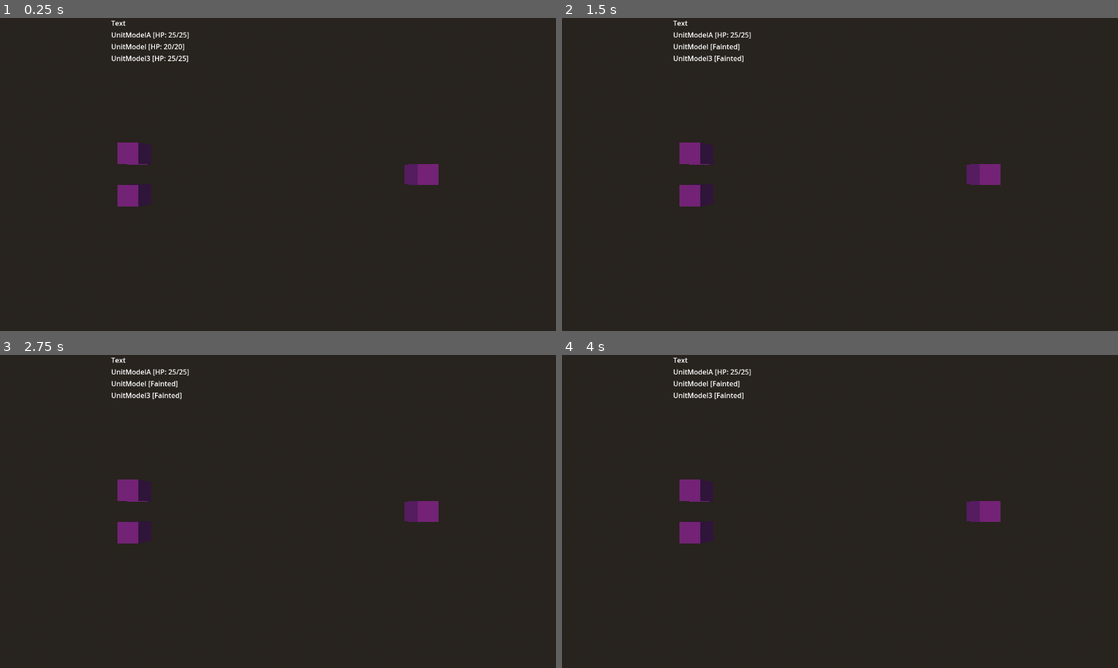
Above: before the commit, frames 1-4 (two rows, left to right).
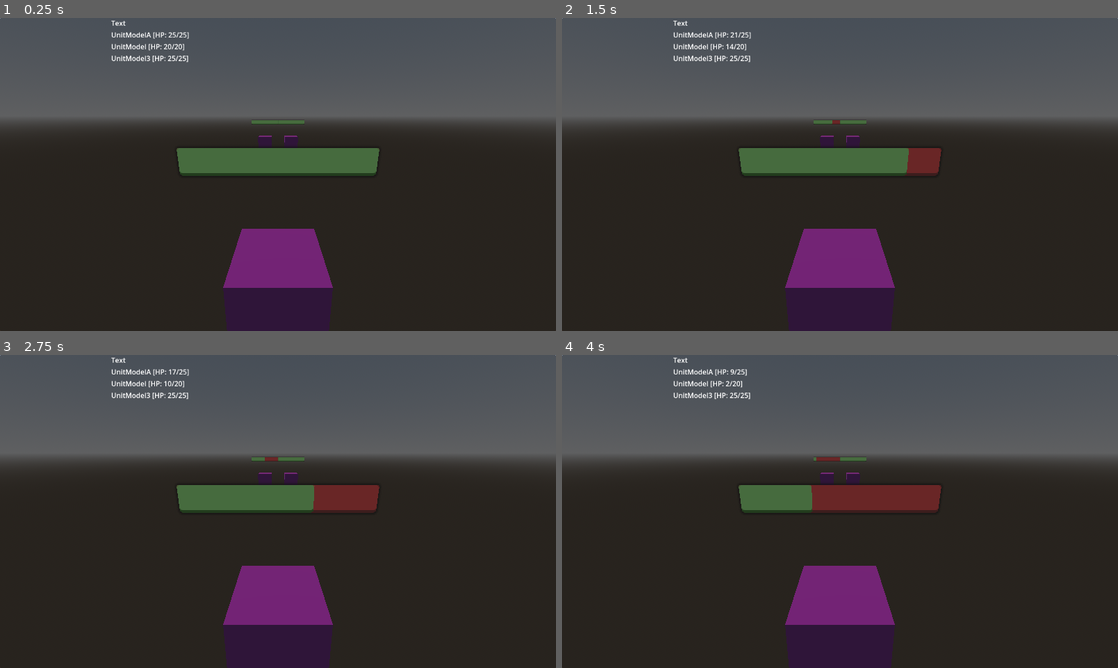
Above: after the commit, the same moments.

Repository: Comotcaiten/re_turnbase_project
Game: Godot game, scene res://test/testing_logic_code.tscn
Two runs of this game, one before a commit and one after it. Both use one fixed random seed, a clock stepped at 60 frames per second and the inputs below.
Inputs:
- Up to frame 1 (0.25 s): no input
- Up to frame 2 (1.5 s): tap Enter (ui_accept) at 0.5, 0.77, 1.25 s; hold Right (ui_right) 0.53-1.28 s; hold Left (ui_left) from 1.28 s (still down)
- Up to frame 3 (2.75 s): tap Enter (ui_accept) at 1.52, 2 s; release Left (ui_left) at 2.03 s; hold Right (ui_right) from 2.03 s (still down)
- Up to frame 4 (4 s): tap Enter (ui_accept) at 2.75, 3.02, 3.5, 3.77 s; release Right (ui_right) at 3.53 s; hold Left (ui_left) from 3.53 s (still down)

The runs differ from the first frame. In frame 1, 44% of the frame differs, in the area x 0-100%, y 0-100%; in frame 2, 44%; in frame 3, 44%; in frame 4, 44%.

Commit message:
add HPbar and it logic. Note: FIx SkillSystem and rewrite some logic

Diff:
--- a/asset/character_base/CharacterA.tres
+++ b/asset/character_base/CharacterA.tres
@@ -9,7 +9,7 @@
 name = "CharacterA"
 element = 0
 max_health = 5
-attack_physical = 520
+attack_physical = 10
 attack_magic = 5
 defense_physical = 5
 defense_magic = 5
--- /dev/null
+++ b/asset/tres/ui_h_pbar_sub_viewport_container.tscn
@@ -0,0 +1,46 @@
+[gd_scene load_steps=3 format=3 uid="uid://csh48m5dfpuxl"]
+
+[sub_resource type="StyleBoxFlat" id="StyleBoxFlat_y5ihd"]
+bg_color = Color(0.773438, 0.187317, 0.187317, 1)
+border_width_bottom = 3
+border_color = Color(0.34375, 0.122192, 0.122192, 1)
+corner_radius_top_left = 3
+corner_radius_top_right = 3
+corner_radius_bottom_right = 3
+corner_radius_bottom_left = 3
+expand_margin_bottom = 3.0
+shadow_size = 3
+
+[sub_resource type="StyleBoxFlat" id="StyleBoxFlat_rq76c"]
+bg_color = Color(0.415375, 0.8125, 0.358643, 1)
+border_width_bottom = 3
+border_color = Color(0.160273, 0.34375, 0.122192, 1)
+corner_radius_top_left = 3
+corner_radius_top_right = 3
+corner_radius_bottom_right = 3
+corner_radius_bottom_left = 3
+expand_margin_bottom = 3.0
+
+[node name="UI_HPbar_SubViewportContainer" type="SubViewportContainer"]
+offset_right = 40.0
+offset_bottom = 40.0
+
+[node name="SubViewport" type="SubViewport" parent="."]
+handle_input_locally = false
+size = Vector2i(256, 256)
+render_target_update_mode = 4
+
+[node name="ProgressBar" type="ProgressBar" parent="SubViewport"]
+anchors_preset = -1
+anchor_top = 0.5
+anchor_right = 1.0
+anchor_bottom = 0.5
+offset_left = 28.0
+offset_top = -13.0
+offset_right = -28.0
+offset_bottom = 13.0
+grow_horizontal = 2
+grow_vertical = 2
+theme_override_styles/background = SubResource("StyleBoxFlat_y5ihd")
+theme_override_styles/fill = SubResource("StyleBoxFlat_rq76c")
+value = 50.0
--- a/asset/tres/unit_model.tscn
+++ b/asset/tres/unit_model.tscn
@@ -1,16 +1,80 @@
-[gd_scene load_steps=3 format=3 uid="uid://bt07g12qxu7mf"]
+[gd_scene load_steps=8 format=3 uid="uid://bt07g12qxu7mf"]
 
 [ext_resource type="Script" path="res://src/models/UnitModel.gd" id="1_ikeyo"]
+[ext_resource type="Texture2D" uid="uid://c1s7om7xmg74" path="res://asset/icon_target.png" id="2_dllge"]
+[ext_resource type="Script" path="res://src/utils/HPBar.gd" id="3_eq7hq"]
 
 [sub_resource type="BoxMesh" id="BoxMesh_y4n3f"]
 
-[node name="UnitModel" type="Node3D" node_paths=PackedStringArray("mesh")]
+[sub_resource type="ViewportTexture" id="ViewportTexture_tvgs6"]
+viewport_path = NodePath("HP_Bar/SubViewport")
+
+[sub_resource type="StyleBoxFlat" id="StyleBoxFlat_y5ihd"]
+bg_color = Color(0.773438, 0.187317, 0.187317, 1)
+border_width_bottom = 3
+border_color = Color(0.34375, 0.122192, 0.122192, 1)
+corner_radius_top_left = 3
+corner_radius_top_right = 3
+corner_radius_bottom_right = 3
+corner_radius_bottom_left = 3
+expand_margin_bottom = 3.0
+shadow_size = 3
+
+[sub_resource type="StyleBoxFlat" id="StyleBoxFlat_rq76c"]
+bg_color = Color(0.415375, 0.8125, 0.358643, 1)
+border_width_bottom = 3
+border_color = Color(0.160273, 0.34375, 0.122192, 1)
+corner_radius_top_left = 3
+corner_radius_top_right = 3
+corner_radius_bottom_right = 3
+corner_radius_bottom_left = 3
+expand_margin_bottom = 3.0
+
+[node name="UnitModel" type="Node3D" node_paths=PackedStringArray("mesh", "icon_target", "hp_bar")]
 script = ExtResource("1_ikeyo")
 mesh = NodePath("Body/MeshInstance3D")
 color_target = Color(1, 0.280118, 0.367919, 1)
 color_normal = Color(0.524254, 0.000361943, 0.569182, 1)
+icon_target = NodePath("Body/Sprite3D")
+hp_bar = NodePath("HP_Bar")
 
 [node name="Body" type="Node3D" parent="."]
 
 [node name="MeshInstance3D" type="MeshInstance3D" parent="Body"]
 mesh = SubResource("BoxMesh_y4n3f")
+
+[node name="Sprite3D" type="Sprite3D" parent="Body"]
+transform = Transform3D(-4.37114e-08, 0, 1, 0, 1, 0, -1, 0, -4.37114e-08, 0, 1, 0)
+texture = ExtResource("2_dllge")
+
+[node name="HP_Bar" type="Node3D" parent="." node_paths=PackedStringArray("progress_bar", "unit")]
+script = ExtResource("3_eq7hq")
+progress_bar = NodePath("SubViewport/ProgressBar")
+unit = NodePath("..")
+
+[node name="UI_HP" type="Sprite3D" parent="HP_Bar"]
+transform = Transform3D(-4.37114e-08, 0, -1, 0, 1, 0, 1, 0, -4.37114e-08, 0, 1.56975, 0)
+texture_filter = 0
+texture = SubResource("ViewportTexture_tvgs6")
+
+[node name="SubViewport" type="SubViewport" parent="HP_Bar"]
+transparent_bg = true
+handle_input_locally = false
+size = Vector2i(256, 256)
+render_target_update_mode = 4
+
+[node name="ProgressBar" type="ProgressBar" parent="HP_Bar/SubViewport"]
+anchors_preset = 14
+anchor_top = 0.5
+anchor_right = 1.0
+anchor_bottom = 0.5
+offset_left = 28.0
+offset_top = -13.0
+offset_right = -28.0
+offset_bottom = 13.0
+grow_horizontal = 2
+grow_vertical = 2
+theme_override_styles/background = SubResource("StyleBoxFlat_y5ihd")
+theme_override_styles/fill = SubResource("StyleBoxFlat_rq76c")
+value = 50.0
+show_percentage = false
--- a/src/models/UnitModel.gd
+++ b/src/models/UnitModel.gd
@@ -12,6 +12,10 @@
 
 @export var color_target: Color
 @export var color_normal: Color
+
+@export var icon_target: Sprite3D
+
+@export var hp_bar: HPBar
 #--------------------------------------------------------------------------------
 var team: String = "None"
 var is_fainted: bool = false
@@ -74,6 +78,9 @@
 	mesh.material_override.albedo_color = color_normal
 	start()
 	show()
+	icon_target.visible = false
+
+	hp_bar.update_hp()
 	pass
 
 #--------------------------------------------------------------------------------
@@ -135,6 +142,9 @@
 
 	# Kích hoạt tín hiệu
 	signal_get_damage(_damage_model, _source)
+
+	# Cập nhật thanh máu
+	hp_bar.update_hp()
 	return true
 
 func hide():
@@ -147,12 +157,16 @@
 	if mesh == null:
 		return false
 	mesh.material_override.albedo_color = color_target
+
+	icon_target.visible = true
 	return true
 
 func change_mesh_normal() -> bool:
 	if mesh == null:
 		return false
 	mesh.material_override.albedo_color = color_normal
+
+	icon_target.visible = false
 	return true
 #--------------------------------------------------------------------------------
 # Signal
--- /dev/null
+++ b/src/utils/HPBar.gd
@@ -0,0 +1,12 @@
+extends Node
+
+class_name HPBar
+
+@export var progress_bar: ProgressBar
+
+@export var unit: UnitModel
+
+func update_hp():
+  if unit == null:
+    return
+  progress_bar.value = int(((unit.health * 1.0) / max(1.0, unit.max_health * 1.0) * 100.0))
--- a/test/testing_logic_code.tscn
+++ b/test/testing_logic_code.tscn
@@ -87,4 +87,4 @@
 text = "Text"
 
 [node name="Camera3D" type="Camera3D" parent="."]
-transform = Transform3D(-1, -8.74228e-08, -3.82137e-15, 0, -4.37114e-08, 1, -8.74228e-08, 1, 4.37114e-08, 0, 10, 0)
+transform = Transform3D(-4.37114e-08, 0.275637, -0.961262, 0, 0.961262, 0.275637, 1, 1.20485e-08, -4.20181e-08, -9, 2, 0)
Binary file added: asset/icon_target.png
Not shown, added: asset/icon_target.png.import
